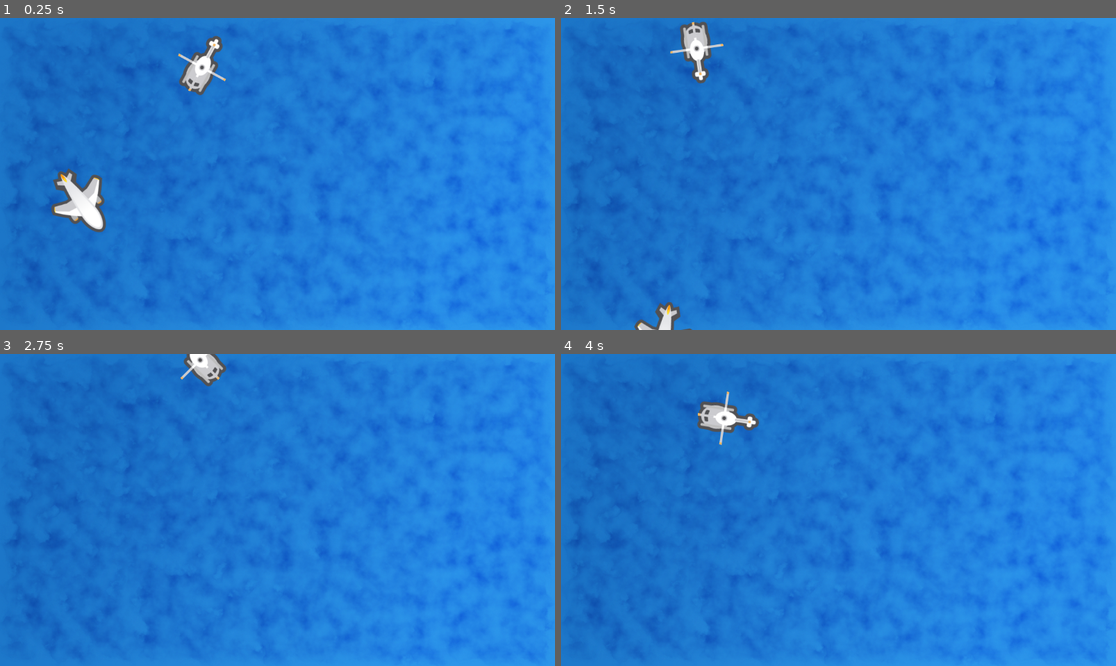
Above: before the commit, frames 1-4 (two rows, left to right).
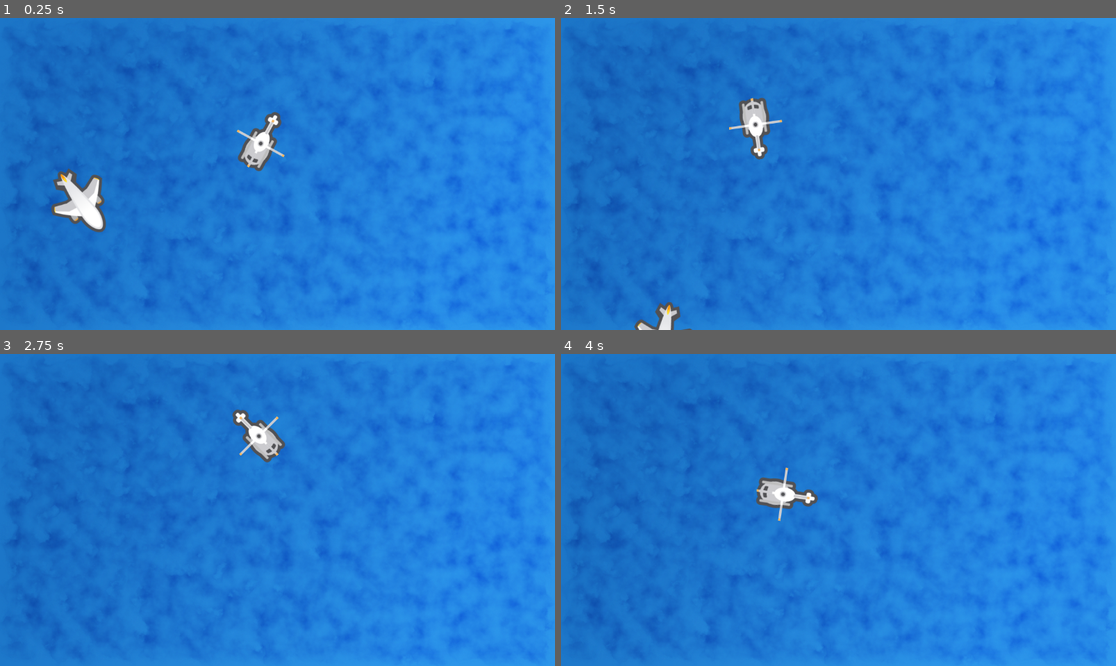
Above: after the commit, the same moments.

Repository: ShayLuan/GameDevTest
Game: Godot game, scene res://Scenes/Ocean/Ocean.tscn
Same seed, same stepped clock (60 frames per second), same inputs: the game is played once before the commit and once after it.
Inputs:
- Up to frame 1 (0.25 s): no input
- Up to frame 2 (1.5 s): tap Enter (ui_accept) at 0.5, 0.6, 0.77, 1.07, 1.35 s; hold Right (ui_right) 0.53-1.28 s; hold Left (ui_left) from 1.28 s (still down)
- Up to frame 3 (2.75 s): tap Enter (ui_accept) at 1.52, 1.82, 2.1 s; release Left (ui_left) at 2.03 s; hold Right (ui_right) from 2.03 s (still down)
- Up to frame 4 (4 s): tap Enter (ui_accept) at 2.85, 3.02, 3.32, 3.6, 3.77 s; release Right (ui_right) at 3.53 s; hold Left (ui_left) from 3.53 s (still down)

The runs differ from the first frame. In frame 1, 1.7% of the frame differs, in the area x 32-52%, y 5-50%; in frame 2, 1.7%, in the area x 19-40%, y 1-46%; in frame 3, 1.4%; in frame 4, 1.7%.

Commit message:
nodes and resources

Diff:
--- a/Foundations/foundations/Scenes/Ocean/Ocean.gd
+++ b/Foundations/foundations/Scenes/Ocean/Ocean.gd
@@ -2,6 +2,7 @@
 
 @onready var plane: Sprite2D = $Plane
 @onready var helicopter: Sprite2D = $Helicopter
+@onready var eating_sound: AudioStreamPlayer = $EatingSound
 
 # Called when the node enters the scene tree for the first time.
 func _ready() -> void:
@@ -18,3 +19,5 @@
 		plane.rotate(-1.5 * delta)
 	if Input.is_action_pressed("ui_right"):
 		plane.rotate(1.5 * delta)
+	if Input.is_action_just_pressed("ui_accept"):
+		eating_sound.play()
--- a/Foundations/foundations/Scenes/Ocean/Ocean.tscn
+++ b/Foundations/foundations/Scenes/Ocean/Ocean.tscn
@@ -4,6 +4,7 @@
 [ext_resource type="Texture2D" uid="uid://dfdjk32ai6v08" path="res://Assets/Water.png" id="2_fyc3p"]
 [ext_resource type="Texture2D" uid="uid://biwbnqsa2nuw" path="res://Assets/Plane.png" id="3_t11xa"]
 [ext_resource type="Texture2D" uid="uid://djmtulaoq5mij" path="res://Assets/Helicopter.png" id="4_4wd1y"]
+[ext_resource type="AudioStream" uid="uid://bfs1jatnayjp0" path="res://Assets/eating.wav" id="5_fyc3p"]
 
 [node name="Ocean" type="Node2D" unique_id=153022467]
 script = ExtResource("1_y20wh")
@@ -18,6 +19,9 @@
 texture = ExtResource("3_t11xa")
 
 [node name="Helicopter" type="Sprite2D" parent="." unique_id=781930366]
-position = Vector2(432, 59)
+position = Vector2(554, 217)
 rotation = 1.5707964
 texture = ExtResource("4_4wd1y")
+
+[node name="EatingSound" type="AudioStreamPlayer" parent="." unique_id=979627562]
+stream = ExtResource("5_fyc3p")
